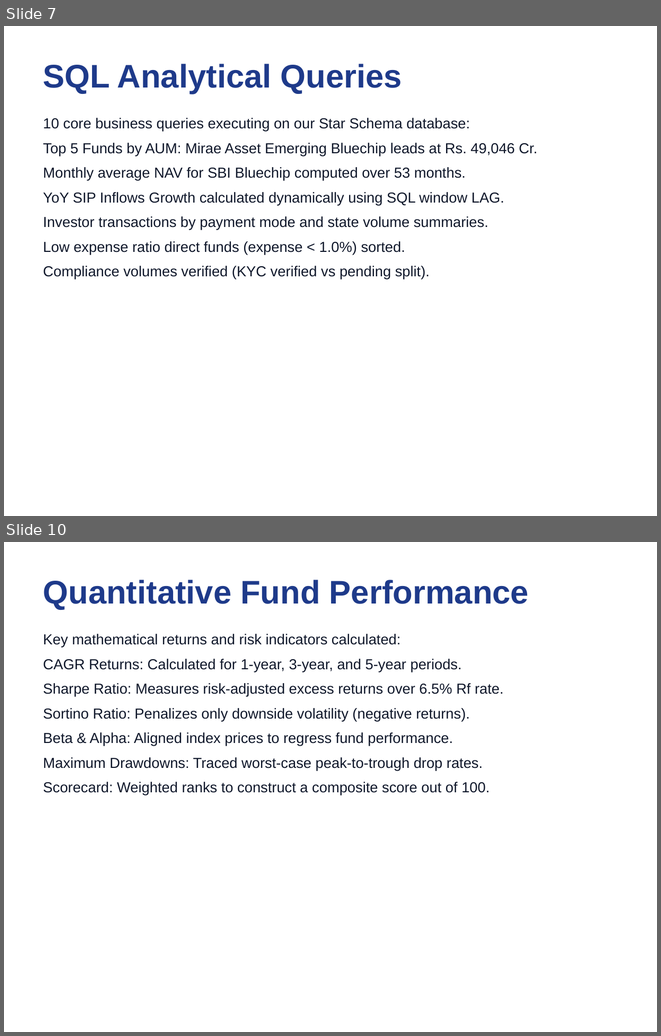
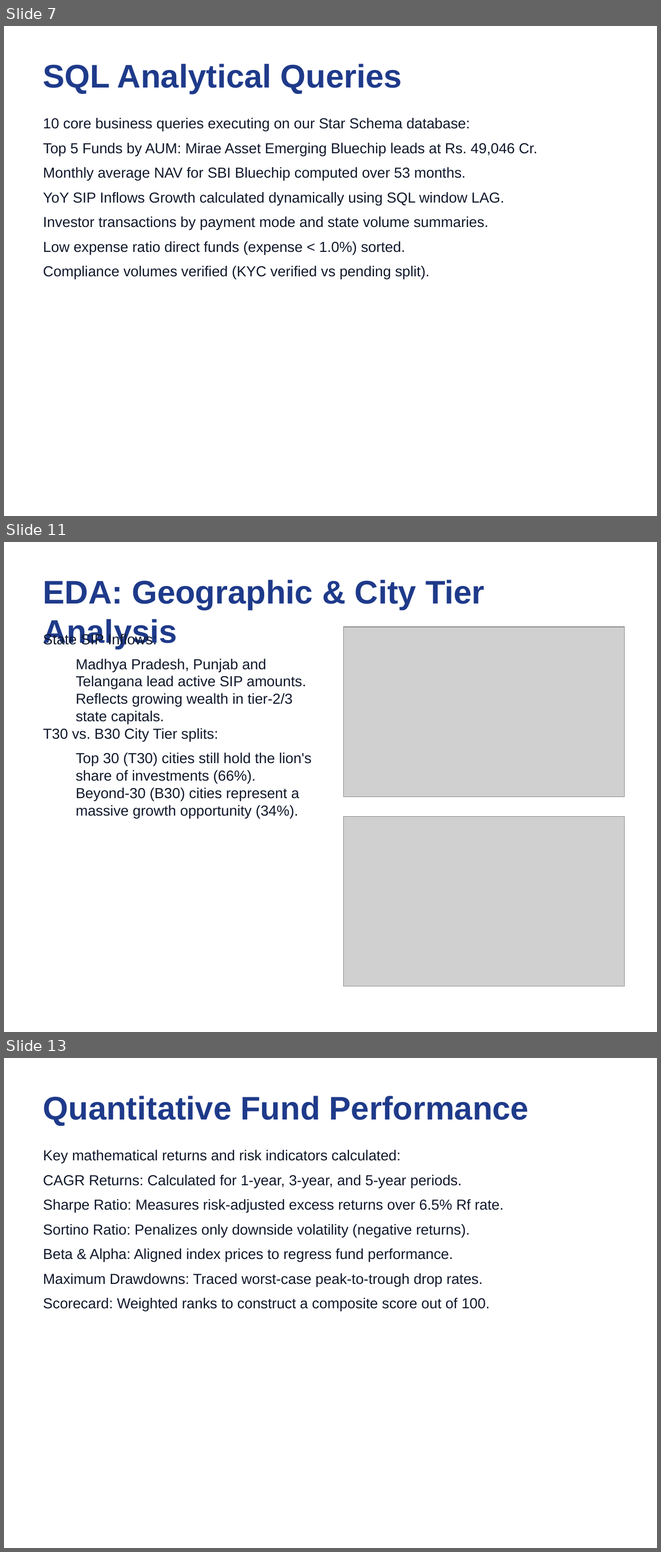
Before and after one commit to vishaalnarigiri/bluestock-mutual-fund-analytics, a slide deck: reports/Presentation.pptx. Shown one above the other, each under a label of ours: slides 7 and 10 before the commit, slides 7, 11 and 13 after it; the slides between them are not shown. The pictures are 661x1036 and 661x1552 pixels, drawn with LibreOffice and Linux fonts; fonts in the diff are those of the drawing; grey boxes stand for pictures. Boxes give left, top, right and bottom in pixels: in the first picture for what was removed or moved away, otherwise in the second. Text is boxed around its words. In the diff, an @@ line names an element or a change of style, - is before the commit and + after.

```diff
--- a/reports/Presentation.pptx
+++ b/reports/Presentation.pptx
@@ slide 11 added at (x1=4, y1=542, x2=657, y2=1032), background #FFFFFF @@
@@ text added at (x1=43, y1=580, x2=485, y2=649), 36 pt, text #1E3A8A, bold @@
+EDA: Geographic & City Tier Analysis
@@ text added at (x1=43, y1=633, x2=311, y2=819), 16 pt, text #0F172A @@
+State SIP Inflows:
+  Madhya Pradesh, Punjab and Telangana lead active SIP amounts.
+  Reflects growing wealth in tier-2/3 state capitals.
+T30 vs. B30 City Tier splits:
+  Top 30 (T30) cities still hold the lion's share of investments (66%).
+  Beyond-30 (B30) cities represent a massive growth opportunity (34%).
@@ picture added at (x1=344, y1=627, x2=624, y2=796) @@
@@ picture added at (x1=344, y1=816, x2=624, y2=986) @@
@@ what was slide 10 is now slide 13 @@
```
Also in this commit, not shown: 4 other slides added, 2 slides removed, 51 other files.
